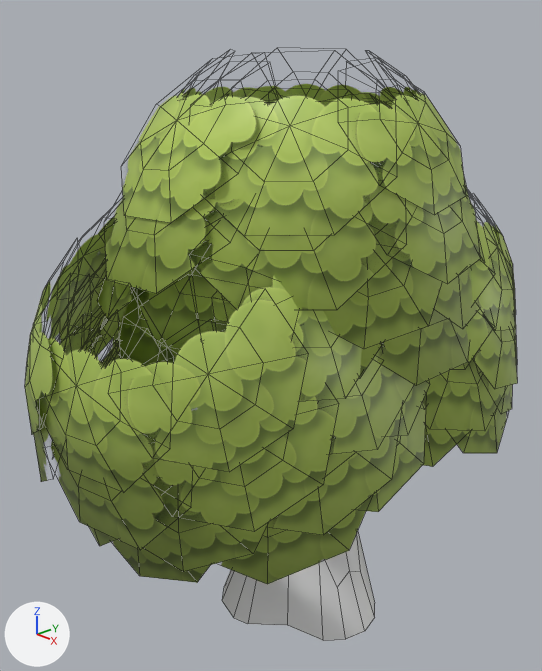
The Blender file Data/Shaina/Blender/Trees.blend as it was, and as the next commit left it.
Rendered twice from a 50 mm camera at (1.91, -1.96, 2.23) aimed at (-0.14, -0.07, 1.18). Arrows for +X, +Y and +Z are at lower left; the lights stay in place. Mesh edges are drawn as thin lines.
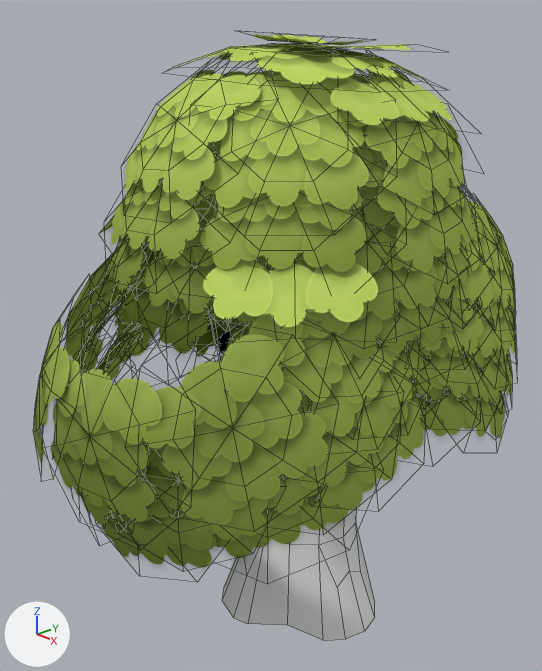
Commit message: continuing with tree leaves

Location of each change, [x1, y1, x2, y2] in pixels of the pictures (542 x 671 px; the box of a moved part takes in the faces that stretch with it):
'Sphere.002', surface changed, reshaped (7% taller): before [25, 84, 517, 584]; after [34, 35, 516, 568]
part 1 of me_sphere_052, moved or reshaped: before [46, 217, 115, 340]; after [179, 43, 424, 84]
part 2 of me_sphere_052, rebuilt: before [241, 276, 362, 401]; after [203, 260, 378, 327]
part 3 of me_sphere_052, added (green): after [253, 35, 363, 45]
part 4 of me_sphere_052, deleted (green): before [39, 338, 153, 493]
part 5 of me_sphere_052, deleted (green): before [127, 299, 307, 472]
part 6 of me_sphere_052, deleted (green): before [25, 282, 52, 434]
part 7 of me_sphere_052, added (green): after [275, 43, 462, 154]
part 8 of me_sphere_052, surface changed: before [34, 84, 517, 584]; after [34, 69, 516, 568]

What the commit changed:
In material 'Leaves' (mat_leaves), specular_ior_level is now set to 0.0.
In material 'Leaves' (mat_leaves), roughness goes from 0.5 to 1.0.
me_sphere_052 is used by ob_sphere_002; parent ob_oaktree; location (-0.0554, 0.009, 1.525); rotation (0.509, 0.829, 3.819), in degrees (29, 47, 219); scale (0.746, 0.746, 0.746).
Verts and faces of me_sphere_052; kept vertices keep their numbers, new ones are numbered from 1632.
me_sphere_052 had 1632 vertices, 1536 faces and spanned x -0.95..1.65, y -1.59..1.23, z -1.34..0.98.
me_sphere_052 now has 1608 vertices, 1498 faces and spans x -1.14..1.65, y -1.59..1.12, z -1.34..0.98.
me_sphere_052 part 1: the loose piece of 17 vertices spanning x 0.23..1.1, y 0.2..1.01, z 0.25..0.62 is multiplied about its middle by the matrix ((0.383, -1.064, -0.94), (1.373, 0.525, -0.035), (0.361, -0.868, 1.13)), then moved by (-1.28, -0.27, 0.02).
me_sphere_052 part 2: the loose piece of 17 vertices spanning x -0.3..0.21, y 0.33..1.09, z -0.87..0.0 is rebuilt with 6 vertices and now spans x -0.47..0.3, y 0.55..1.02, z -0.84..-0.05.
me_sphere_052 part 3: a new loose piece of 17 vertices spanning x -0.96..-0.55, y 0.08..0.7, z 0.3..0.82, in mat_leaves (picture img_treeleaves_png).
me_sphere_052 part 4: the loose piece of 17 vertices spanning x 0.27..1.12, y 1.0..1.21, z -0.68..0.19 is deleted.
me_sphere_052 part 5: the loose piece of 17 vertices spanning x -0.06..0.64, y 0.82..1.21, z -0.87..-0.2 is deleted.
me_sphere_052 part 6: the loose piece of 17 vertices spanning x 0.46..1.27, y 0.64..1.23, z -0.24..0.53 is deleted.
Part 7, on me_sphere_052:
New vertex 1632 is at (-0.65, 0.8, 0.17).
New vertex 1633 is at (-0.66, 0.82, -0.25).
New vertex 1634 is at (-0.88, 0.45, 0.16), pixel (373, 64).
New vertex 1635 is at (-0.89, 0.47, -0.26).
New vertex 1636 is at (-0.99, 0.08, 0.15), pixel (420, 76).
New vertex 1637 is at (-1.0, 0.09, -0.27).
New vertex 1638 is at (-0.99, -0.09, 0.03), pixel (447, 103).
New vertex 1639 is at (-0.88, -0.37, -0.26).
New vertex 1640 is at (-0.86, -0.35, 0.33).
New vertex 1641 is at (-0.75, -0.63, 0.04).
New vertex 1642 is at (-0.63, -0.53, 0.59).
New vertex 1643 is at (-0.53, -0.82, 0.3).
New vertex 1644 is at (-0.57, 0.7, 0.54).
New vertex 1645 is at (-0.75, 0.86, 0.21).
New vertex 1646 is at (-0.76, 0.33, 0.48).
New vertex 1647 is at (-0.95, 0.5, 0.15).
New vertex 1648 is at (-0.96, 0.01, 0.43).
New vertex 1649 is at (-1.14, 0.17, 0.08).
New vertex 1650 is at (-0.67, 0.78, 0.38).
New vertex 1651 is at (-0.87, 0.42, 0.32), pixel (350, 46).
New vertex 1652 is at (-1.07, 0.1, 0.27).
New faces: (1632, 1633, 1635, 1634), (1634, 1635, 1637, 1636), (1638, 1639, 1641, 1640), (1640, 1641, 1643, 1642), (1645, 1647, 1651, 1650), (1647, 1649, 1652, 1651).
New faces: (1646, 1651, 1652, 1648), (1644, 1650, 1651, 1646).
me_sphere_052 part 8: 1456 kept faces spanning x -0.95..1.65, y -1.59..1.12, z -1.34..0.98 get new texture (UV) coordinates.
